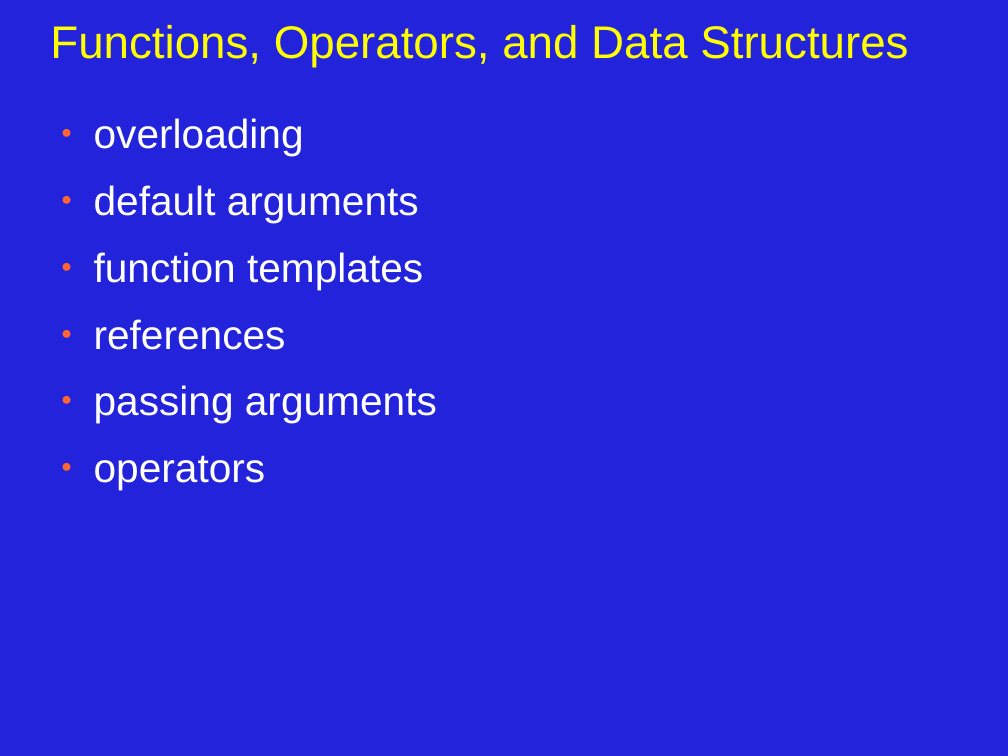
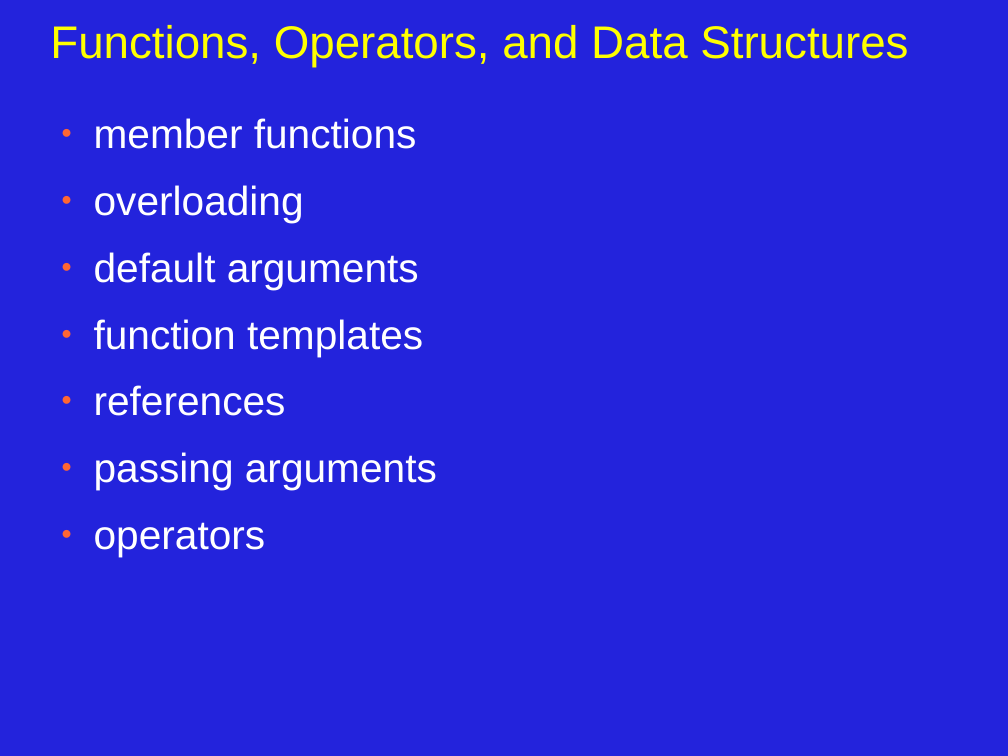
Before and after one commit to JonJagger/two-day-courses, a slide deck: slide 1 of cppf/03_Functions_Operators_and_Data_Structures.odp. Drawn at 1008x756 pixels with LibreOffice and Linux fonts; fonts in the diff are those of the drawing. Boxes give left, top, right and bottom in pixels: in the first picture for what was removed or moved away, otherwise in the second. Text is boxed around its words. In the diff, an @@ line names an element or a change of style, - is before the commit and + after.

```diff
--- a/cppf/03_Functions_Operators_and_Data_Structures.odp
+++ b/cppf/03_Functions_Operators_and_Data_Structures.odp
@@ text at [94,118,417,149]: paragraph added @@
+● member functions
```
Also in this commit, not shown: 9 other slides changed, 3 slides added, 1 other file.
